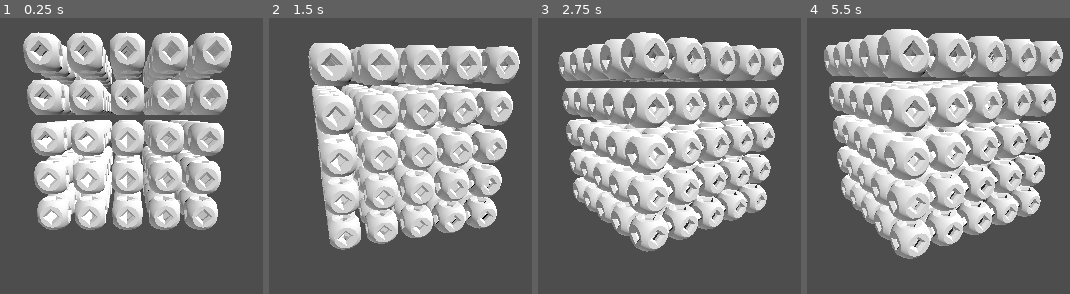
Above: before the commit, frames 1-4 (left to right).
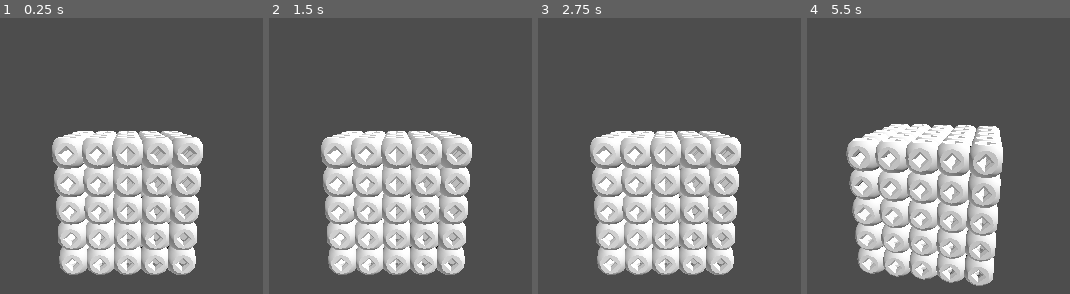
Above: after the commit, the same moments.

Repository: erikringwalters/quble-blast
Game: Godot game, scene res://scenes/main.tscn
The game is run twice, just before and just after one commit, with the same random seed, the same clock (stepped at 60 frames per second) and the same inputs.
Inputs (mouse positions are in pixels of both pictures, inside the frame that each line leads up to):
- Up to frame 1 (0.25 s): no input
- Up to frame 2 (1.5 s): tap Enter at 0.5 s; move the mouse to (outside the picture) at 0.52 s; press the mouse at (outside the picture) at 0.53 s; tap Middle mouse button (middle_click) at 0.8, 1.35 s; tap Space at 1.25 s; move the mouse to (355, 194) at 1.27 s; release the mouse at (355, 194) at 1.28 s
- Up to frame 3 (2.75 s): right-click (624, 194) at 1.55 s; tap Enter at 2 s; move the mouse to (685, 186) at 2.02 s; hold Right mouse button (right_click) from 2.03 s (still down); click (685, 186) at 2.3 s
- Up to frame 4 (5.5 s): tap Space at 2.75, 4.25 s; move the mouse to (925, 200) at 2.77 s; release Right mouse button (right_click) at 2.78 s; click (925, 200) at 2.85 s; tap Middle mouse button (middle_click) at 3.05, 5.3 s; tap Enter at 3.5 s; move the mouse to (993, 200) at 3.52 s; hold Middle mouse button (middle_click) 3.53-4.28 s; right-click (993, 200) at 3.8 s; move the mouse to (875, 189) at 4.27 s; right-click (875, 189) at 4.35 s; click (875, 189) at 4.55 s; move the mouse to (943, 194) at 5.02 s; hold Mouse wheel up (zoom_in) from 5.03 s (still down)

The runs differ from the first frame. In frame 1, 50% of the frame differs, in the area x 8-89%, y 5-94%; in frame 2, 47%; in frame 3, 50%; in frame 4, 55%, in the area x 6-98%, y 3-98%.

Commit message:
camera orbit improvements

Diff:
--- a/project.godot
+++ b/project.godot
@@ -17,6 +17,7 @@
 
 [debug]
 
+gdscript/warnings/unused_parameter=0
 gdscript/warnings/untyped_declaration=1
 
 [display]
--- a/scenes/face_area.tscn
+++ b/scenes/face_area.tscn
@@ -24,6 +24,7 @@
 [node name="Collision" type="CollisionShape3D" parent="."]
 transform = Transform3D(1, 0, 0, 0, 1, 0, 0, 0, 1, -0.8, 0, 0)
 shape = SubResource("BoxShape3D_aqh6m")
+disabled = true
 
 [node name="Mesh" type="MeshInstance3D" parent="."]
 unique_name_in_owner = true
--- a/scripts/camera_rig.gd
+++ b/scripts/camera_rig.gd
@@ -21,11 +21,13 @@
 var camera_stick_rotation := Vector2.ZERO
 var camera_stick_input := Vector2.ZERO
 var is_camera_motion: bool = false
+var camera_orbit_active: bool = false
 
 func _input(event: InputEvent) -> void:
-	if event.is_action_pressed("left_click"):
-		Input.mouse_mode = Input.MOUSE_MODE_CAPTURED
-		pass
+	if event.is_action_pressed("right_click") || event.is_action_pressed("middle_click"):
+		camera_orbit_active = true
+	if event.is_action_released("right_click") || event.is_action_released("middle_click"):
+		camera_orbit_active = false
 	if event.is_action_pressed("escape"):
 		Input.mouse_mode = Input.MOUSE_MODE_VISIBLE
 		pass
@@ -39,11 +41,7 @@
 	# 	spring_arm_length = handle_big_zoom_out(spring_arm_length)
 
 func _unhandled_input(event: InputEvent) -> void:
-	is_camera_motion = (
-		event is InputEventMouseMotion and
-		Input.get_mouse_mode() == Input.MOUSE_MODE_CAPTURED
-	)
-	if is_camera_motion:
+	if event is InputEventMouseMotion && camera_orbit_active:
 		camera_mouse_direction = event.screen_relative * camera_mouse_sensitivity * mouse_mult
 
 func _process(delta: float) -> void:
@@ -63,7 +61,6 @@
 	spring_arm.rotation.x -= camera_mouse_direction.y + (camera_stick_rotation.y * delta)
 	spring_arm.rotation.x = clamp(spring_arm.rotation.x, max_angle_down, max_angle_up)
 	spring_arm.rotation.y -= camera_mouse_direction.x + (camera_stick_rotation.x * delta)
-	# camera_pointer_horizontal.global_rotation_degrees = Vector3(-90.0, camera_pivot.global_rotation_degrees.y, 0.0)
 	camera_mouse_direction = Vector2.ZERO
 
 	spring_arm.spring_length = lerp(spring_arm.spring_length, spring_arm_length, zoom_speed)
--- a/scripts/face_area.gd
+++ b/scripts/face_area.gd
@@ -13,7 +13,8 @@
 	pass
 
 func _on_area_entered(area: Area3D) -> void:
-	print("area entered by: ", area)
+	# print("area entered by: ", area)
+	pass
 
 func _on_mouse_entered() -> void:
 	mesh.visible = true
--- a/scripts/main.gd
+++ b/scripts/main.gd
@@ -3,7 +3,7 @@
 @export var quble_scene: PackedScene
 
 var quble_width: float = 1.6
-var quble_distance_offset: float = 2.0
+var quble_offset: float = quble_width
 var quble_axis_count: int = 5
 
 func _ready() -> void:
@@ -16,4 +16,9 @@
 			for k in count:
 				var quble: RigidBody3D = quble_scene.instantiate()
 				add_child(quble)
-				quble.position = Vector3(i * quble_distance_offset - quble_width * count * 0.5, j * quble_distance_offset, k * quble_distance_offset - quble_width * count * 0.5)
+				var position_offset: float = (quble_width * count * 0.5) - (quble_width * 0.5)
+				quble.position = Vector3(
+					i * quble_offset - position_offset, \
+					j * quble_offset - position_offset, \
+					k * quble_offset - position_offset \
+				)
